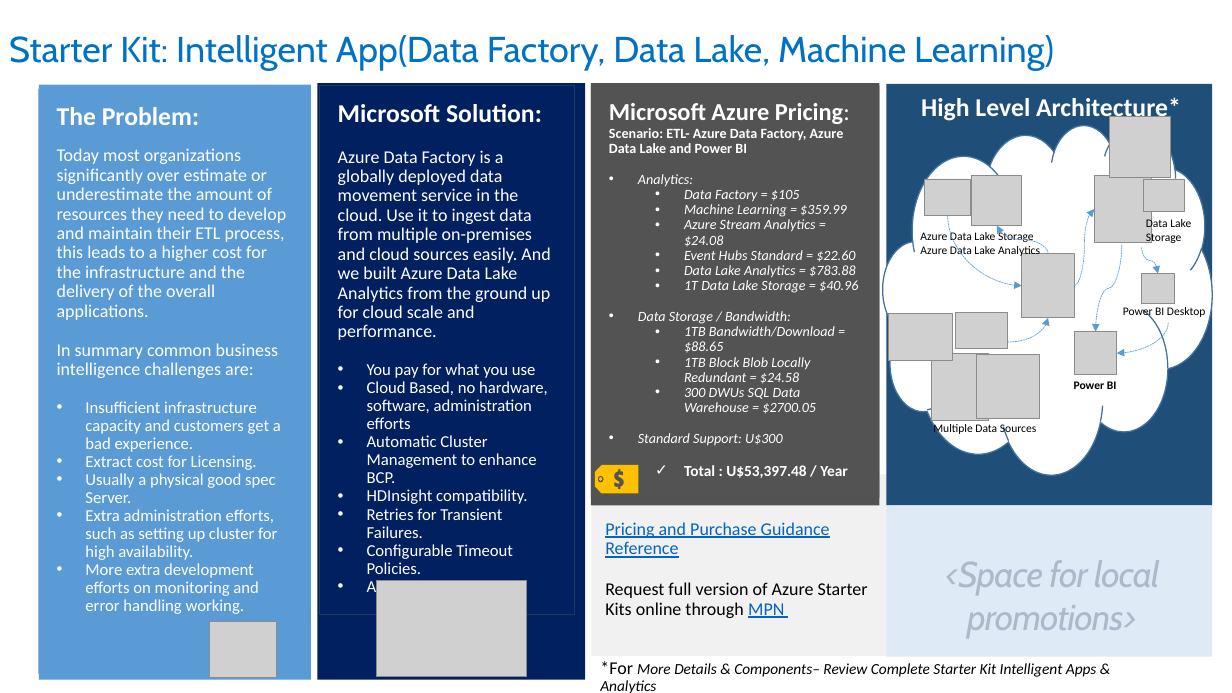
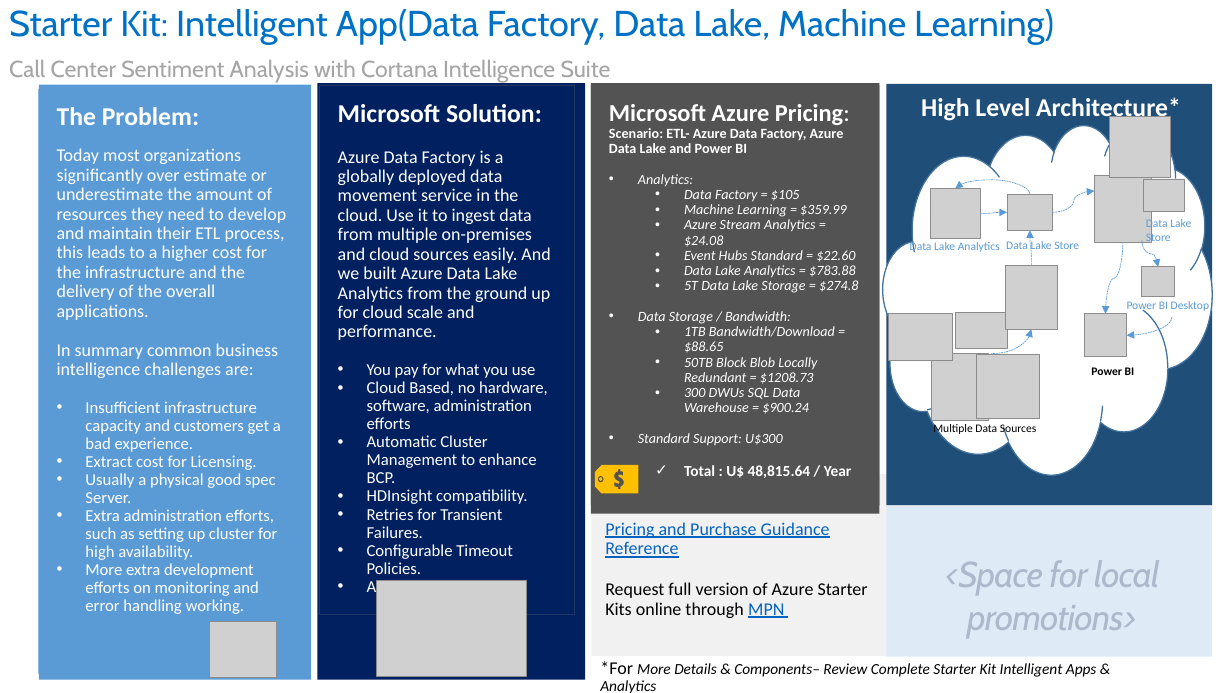
Before and after one commit to kulado/azure-starterkits, a slide deck: slide 4 of Content/Starter Kit - Intelligent Apps & Analytics/0 - Starter Kit - Intelligent Apps & Analytics.pptx. Drawn at 1232x693 pixels with LibreOffice and Linux fonts; fonts in the diff are those of the drawing; grey boxes stand for pictures. Boxes give left, top, right and bottom in pixels: in the first picture for what was removed or moved away, otherwise in the second. Text is boxed around its words. In the diff, an @@ line names an element or a change of style, - is before the commit and + after.

```diff
--- a/Content/Starter Kit - Intelligent Apps & Analytics/0 - Starter Kit - Intelligent Apps & Analytics.pptx
+++ b/Content/Starter Kit - Intelligent Apps & Analytics/0 - Starter Kit - Intelligent Apps & Analytics.pptx
@@ title "Starter Kit: Intelligent App(Data Factory, ..." at box(9, 9, 1054, 83): vertical alignment middle to top @@
@@ title at box(9, 9, 1054, 83): text changed @@
-Starter Kit: Intelligent App(Data Factory, Data Lake, Machine Learning)
+Starter Kit: Intelligent App(Data Factory, Data Lake, Machine Learning)
+Call Center Sentiment Analysis with Cortana Intelligence Suite
@@ rectangle "Microsoft Azure Pricing:": place and size @@
-rectangle "Microsoft Azure Pricing:" at box(591, 86, 879, 499)
+rectangle "Microsoft Azure Pricing:" at box(591, 86, 879, 514)
@@ picture: place and size @@
-picture at box(972, 176, 1022, 226)
+picture at box(931, 189, 981, 238)
@@ curved arrow added from (1031, 194) to (956, 189), #5B9BD5 0.5 pt dashed @@
@@ picture: place and size @@
-picture at box(925, 179, 970, 215)
+picture at box(1007, 194, 1053, 230)
@@ curved arrow moved from (1075, 286) - (1094, 209) to (1053, 213) - (1094, 191) @@
@@ curved arrow moved from (948, 215) - (1022, 286) to (981, 213) - (1007, 213) @@
@@ curved arrow moved from (1048, 253) - (997, 226) to (1031, 265) - (1031, 230) @@
@@ text at box(1146, 218, 1191, 243): text changed; text colour #000000 to #5B9BD5 @@
-Data Lake Storage
+Data Lake Store
@@ text added at box(910, 240, 1000, 252), 9 pt, text #5B9BD5 @@
+Data Lake Analytics
@@ picture: place and size @@
-picture at box(1022, 253, 1075, 317)
+picture at box(1006, 265, 1058, 329)
@@ text at box(1006, 241, 1079, 252): text changed; text colour #000000 to #5B9BD5 @@
-Azure Data Lake Storage
-Azure Data Lake Analytics
+Data Lake Store
@@ curved arrow moved from (1122, 245) - (1096, 332) to (1123, 242) - (1105, 314) @@
@@ picture: place and size @@
-picture at box(1141, 274, 1175, 303)
+picture at box(1142, 267, 1176, 297)
@@ curved arrow moved from (1141, 248) - (1158, 274) to (1142, 240) - (1158, 267) @@
@@ text in rectangle at box(684, 280, 858, 293): text changed @@
-  • 1T Data Lake Storage = $40.96
+  • 5T Data Lake Storage = $274.8
@@ text "Power BI Desktop" at box(1127, 301, 1210, 313): text colour #000000 to #5B9BD5 @@
@@ curved arrow moved from (1007, 342) - (1048, 318) to (991, 354) - (1031, 329) @@
@@ picture: place and size @@
-picture at box(1075, 332, 1117, 374)
+picture at box(1084, 314, 1127, 357)
@@ curved arrow moved from (1168, 323) - (1117, 353) to (1172, 317) - (1127, 335) @@
@@ text in rectangle at box(684, 357, 817, 414): text changed @@
-  • 1TB Block Blob Locally Redundant = $24.58
-  • 300 DWUs SQL Data Warehouse = $2700.05
+  • 50TB Block Blob Locally Redundant = $1208.73
+  • 300 DWUs SQL Data Warehouse = $900.24
@@ text "Power BI": place and size @@
-text "Power BI" at box(1074, 381, 1117, 389)
+text "Power BI" at box(1091, 367, 1135, 375)
@@ text in rectangle at box(684, 465, 852, 478): text changed @@
-  ✓ Total : U$53,397.48 / Year
+  ✓ Total : U$ 48,815.64 / Year
```
Also in this commit, not shown: 3 other slides changed, 16 other files.
